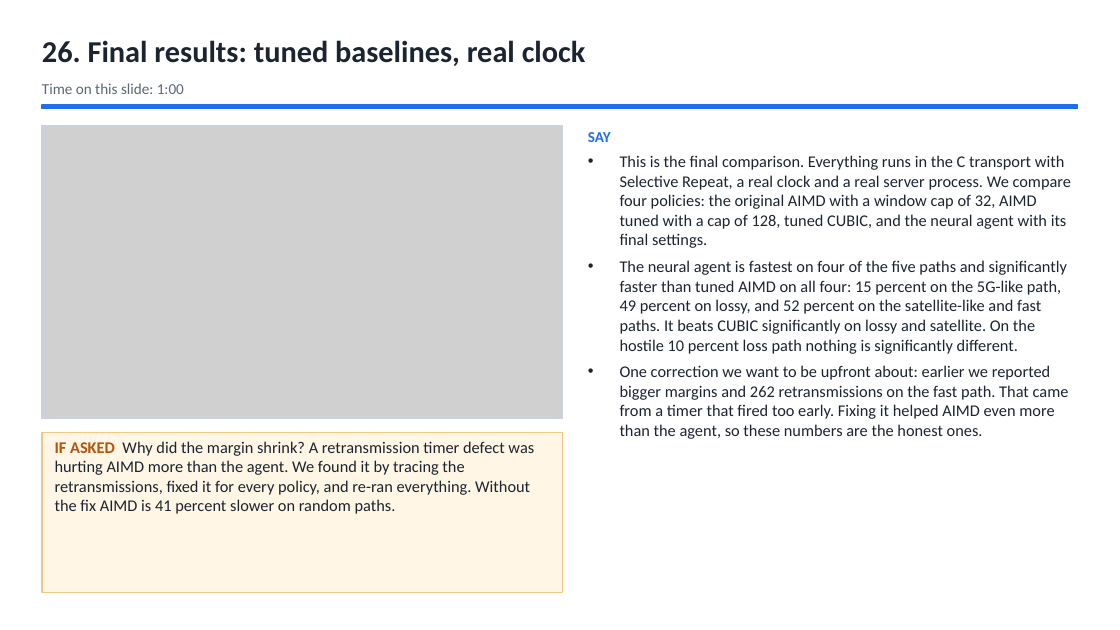
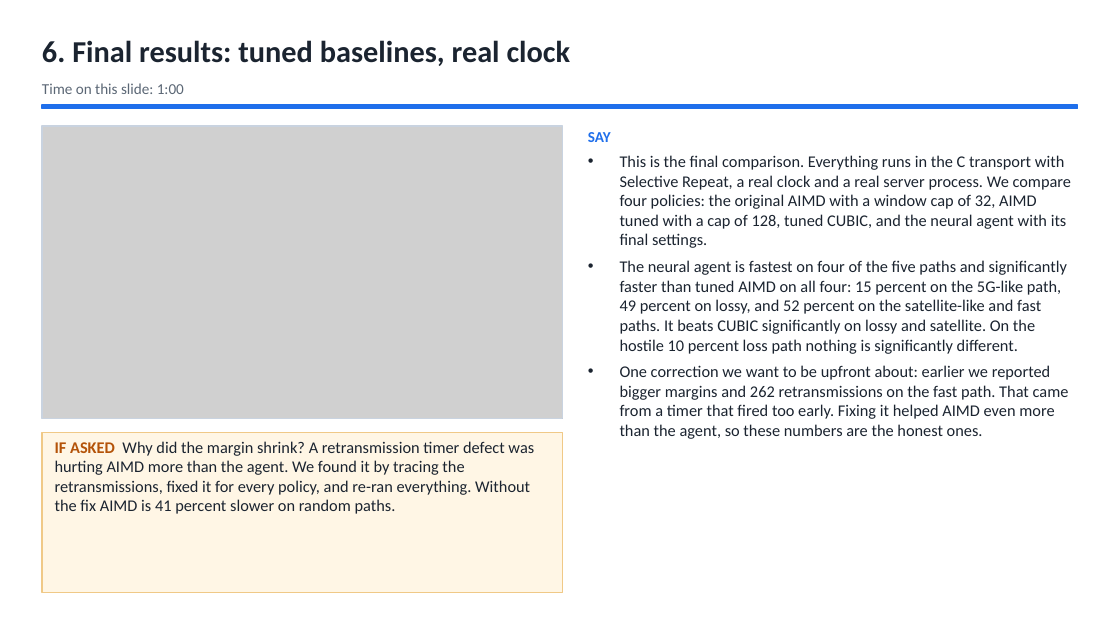
Before and after one commit to Capsturrrr/REPLIC, a slide deck: slide 8 of docs/final/RUDP_Host_Guide.pptx (slide 28 before the commit). Drawn at 1120x630 pixels with LibreOffice and Linux fonts; fonts in the diff are those of the drawing; grey boxes stand for pictures. Boxes give left, top, right and bottom in pixels: in the first picture for what was removed or moved away, otherwise in the second. Text is boxed around its words. In the diff, an @@ line names an element or a change of style, - is before the commit and + after.

```diff
--- a/docs/final/RUDP_Host_Guide.pptx
+++ b/docs/final/RUDP_Host_Guide.pptx
@@ text at <box>42,40,571,66</box>: text changed @@
-26. Final results: tuned baselines, real clock
+6. Final results: tuned baselines, real clock
```
Also in this commit, not shown: 36 other slides changed, 3 slides added, 6 other files.
